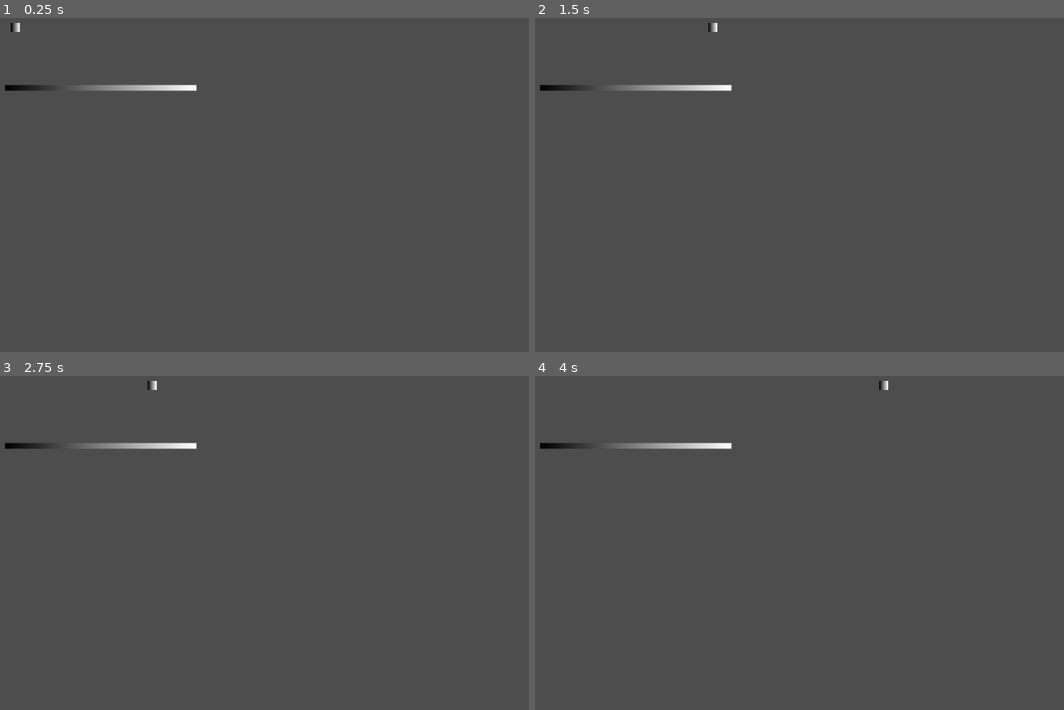
Above: before the commit, frames 1-4 (two rows, left to right).
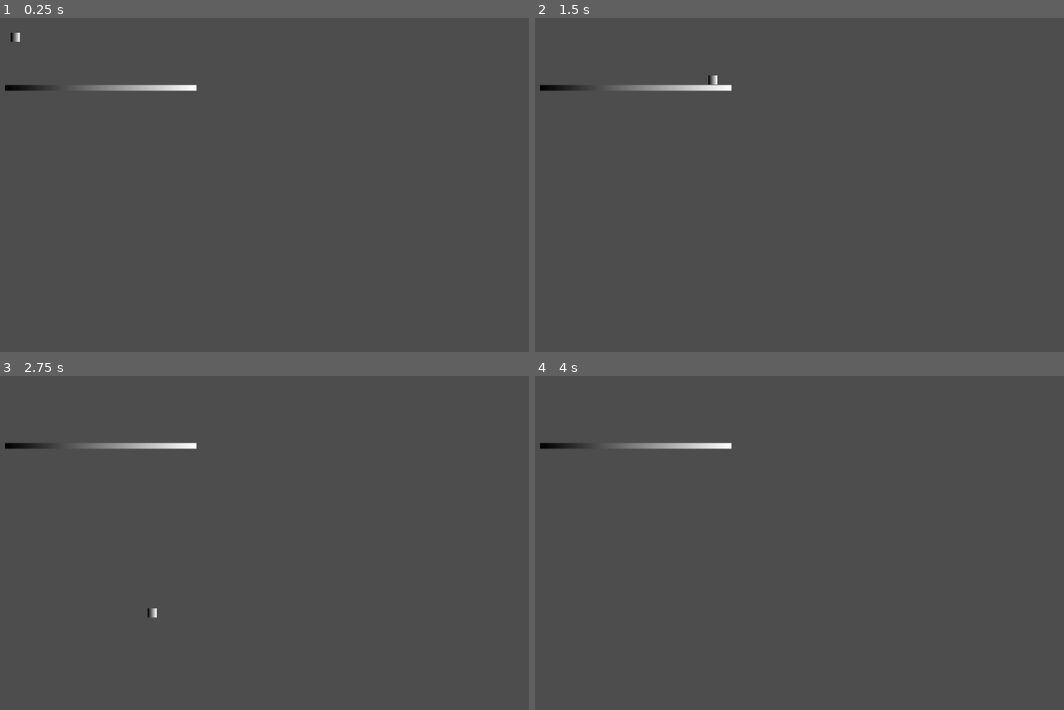
Above: after the commit, the same moments.

Repository: ajogerio/monkey-game
Game: Godot game, scene res://Scenes/player_scene.tscn
Two runs of this game, one before a commit and one after it. Both use one fixed random seed, a clock stepped at 60 frames per second and the inputs below. The project has no main scene, so this scene is started directly.
Inputs:
- Up to frame 1 (0.25 s): no input
- Up to frame 2 (1.5 s): tap Enter at 0.5 s; hold D (move_right) from 0.53 s (still down)
- Up to frame 3 (2.75 s): release D (move_right) at 2.03 s; hold A (move_left) from 2.03 s (still down)
- Up to frame 4 (4 s): release A (move_left) at 2.78 s; hold D (move_right) from 2.78 s (still down)

The runs differ from the first frame. In frame 1, less than 0.1% of the frame differs, in the area x 2-4%, y 1-8%; in frame 2, less than 0.1%; in frame 3, less than 0.1%; in frame 4, less than 0.1%.

Commit message:
feat: add gravity

Diff:
--- a/Scripts/player.gd
+++ b/Scripts/player.gd
@@ -1,14 +1,20 @@
 extends CharacterBody2D
 
-const SPEED = 300
+const HORIZONTAL_SPEED = 300
+const GRAVITY_SPEED = 500
 
 func _physics_process(delta: float) -> void:
+	# horizontal movement:
 	velocity.x = 0
 
 	if Input.is_action_pressed("move_left"):
-		velocity.x -= SPEED
+		velocity.x -= HORIZONTAL_SPEED
 
 	if Input.is_action_pressed("move_right"):
-		velocity.x += SPEED
+		velocity.x += HORIZONTAL_SPEED
+
+	# gravity movement:
+	if not is_on_floor():
+		velocity.y += GRAVITY_SPEED * delta
 
 	move_and_slide()
